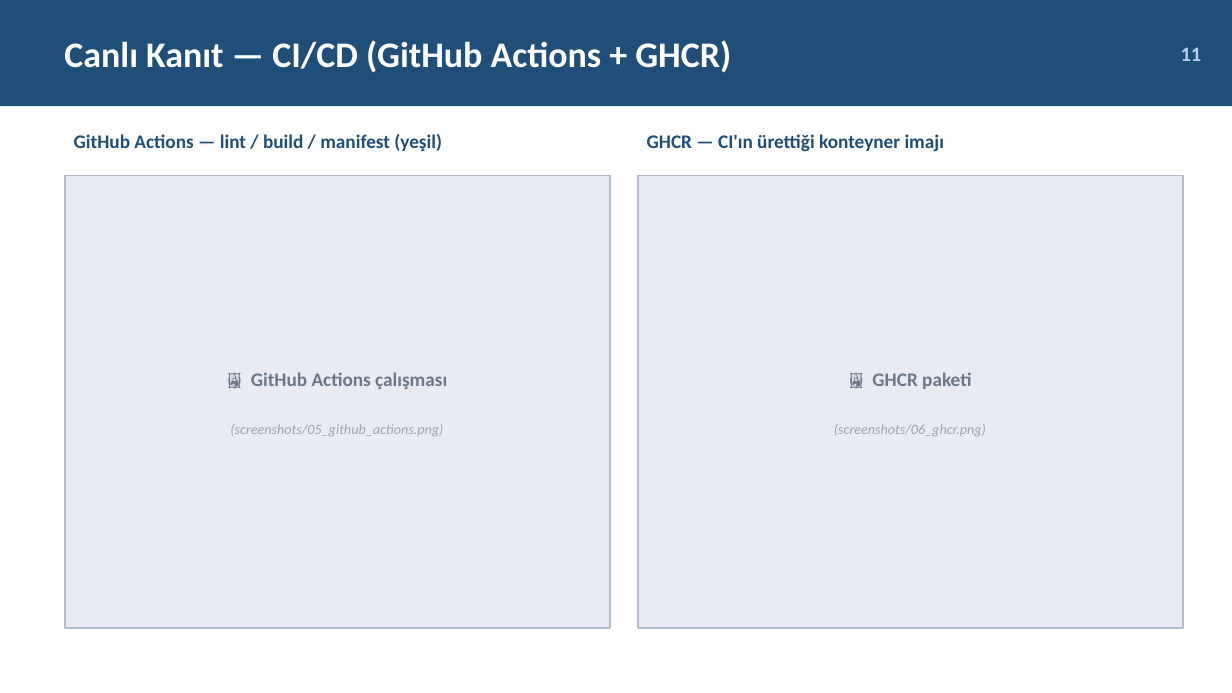
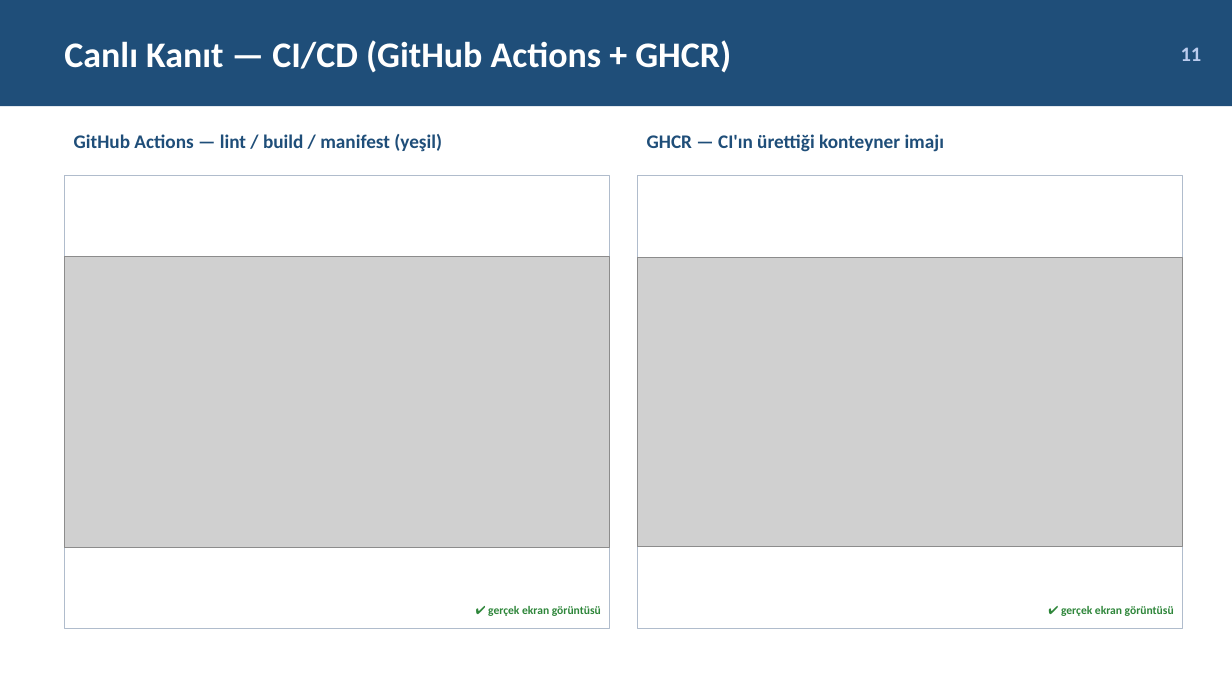
Before and after one commit to gurbuzonur85/mlops-platform, a slide deck: slide 12 of MLOps_Proje_Sunumu.pptx. Drawn at 1232x693 pixels with LibreOffice and Linux fonts; fonts in the diff are those of the drawing; grey boxes stand for pictures. Boxes give left, top, right and bottom in pixels: in the first picture for what was removed or moved away, otherwise in the second. Text is boxed around its words. In the diff, an @@ line names an element or a change of style, - is before the commit and + after.

Commit message:
docs: embed all 6 real evidence screenshots into presentation [skip ci]

```diff
--- a/MLOps_Proje_Sunumu.pptx
+++ b/MLOps_Proje_Sunumu.pptx
@@ rectangle at [65, 176, 610, 628]: fill #E8ECF2 to #FFFFFF; outline #B0BCCC 1.5 pt to #B0BCCC 1 pt @@
@@ rectangle at [638, 176, 1183, 628]: fill #E8ECF2 to #FFFFFF; outline #B0BCCC 1.5 pt to #B0BCCC 1 pt @@
@@ picture added at [65, 257, 610, 548] @@
@@ picture added at [638, 258, 1183, 547] @@
@@ text removed at [251, 372, 447, 389] @@
-🖼 GitHub Actions çalışması
@@ text removed at [872, 372, 971, 389] @@
-🖼 GHCR paketi
@@ text removed at [230, 424, 443, 436] @@
-(screenshots/05_github_actions.png)
@@ text removed at [834, 424, 986, 436] @@
-(screenshots/06_ghcr.png)
@@ text added at [488, 606, 601, 616], 9 pt, text #2E863A, bold @@
+✔ gerçek ekran görüntüsü
@@ text added at [1061, 606, 1174, 616], 9 pt, text #2E863A, bold @@
+✔ gerçek ekran görüntüsü
```
Also in this commit, not shown: 4 other files.
